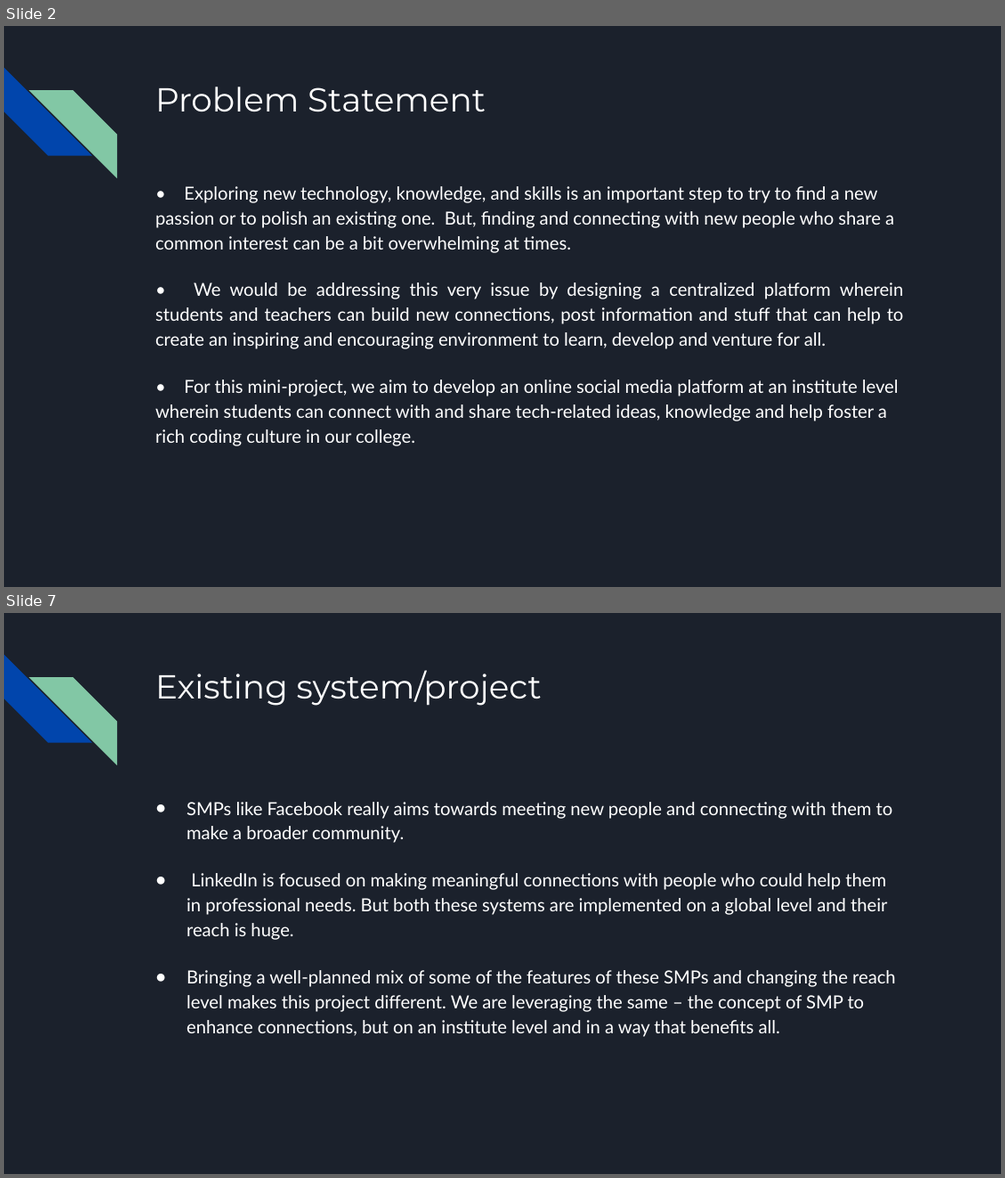
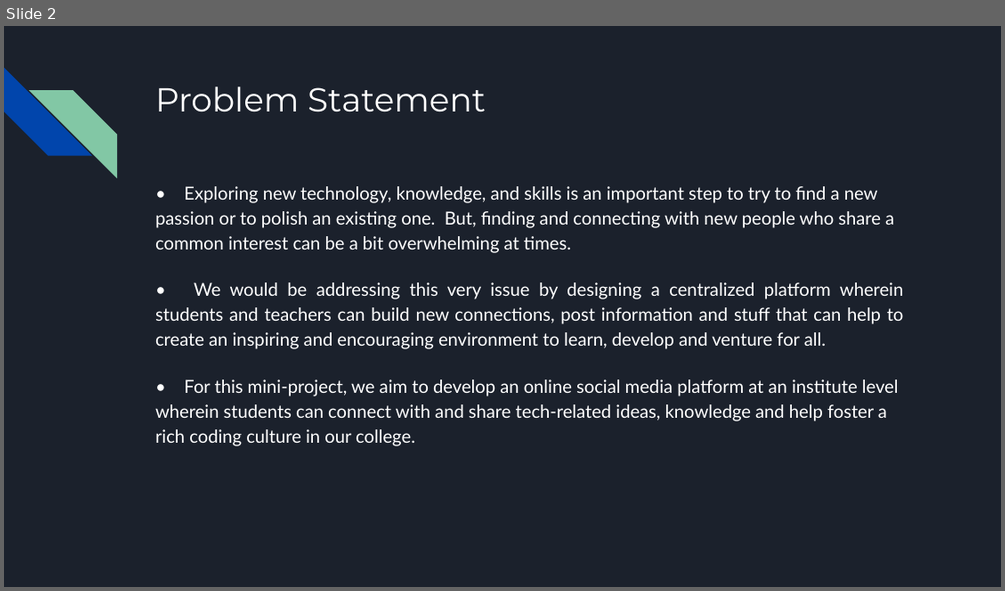
Before and after one commit to riddhi-narkar/connecture, a slide deck: docs/Mini Project grp 10.pptx. Shown one above the other, each under a label of ours: slides 2 and 7 before the commit, slide 2 after it; the slides between them are not shown. The pictures are 1005x1178 and 1005x591 pixels, drawn with LibreOffice and Linux fonts; fonts in the diff are those of the drawing. Boxes give left, top, right and bottom in pixels: in the first picture for what was removed or moved away, otherwise in the second. Text is boxed around its words. In the diff, an @@ line names an element or a change of style, - is before the commit and + after.

```diff
--- a/docs/Mini Project grp 10.pptx
+++ b/docs/Mini Project grp 10.pptx
@@ slide 7 removed at (4,613,1001,1174), background #1B212C; not listed: 2 template elements that a slide beside it also shows @@
@@ title removed at (155,670,542,706) @@
-Existing system/project
@@ text removed at (186,802,896,1037) @@
-● SMPs like Facebook really aims towards meeting new people and connecting with them to make a broader community.
-● LinkedIn is focused on making meaningful connections with people who could help them in professional needs. But both these systems are implemented on a global level and their reach is huge.
-● Bringing a well-planned mix of some of the features of these SMPs and changing the reach level makes this project different. We are leveraging the same – the concept of SMP to enhance connections, but on an institute level and in a way that benefits all.
```
Also in this commit, not shown: 1 slide changed, 10 other slides removed, 6 other files.
